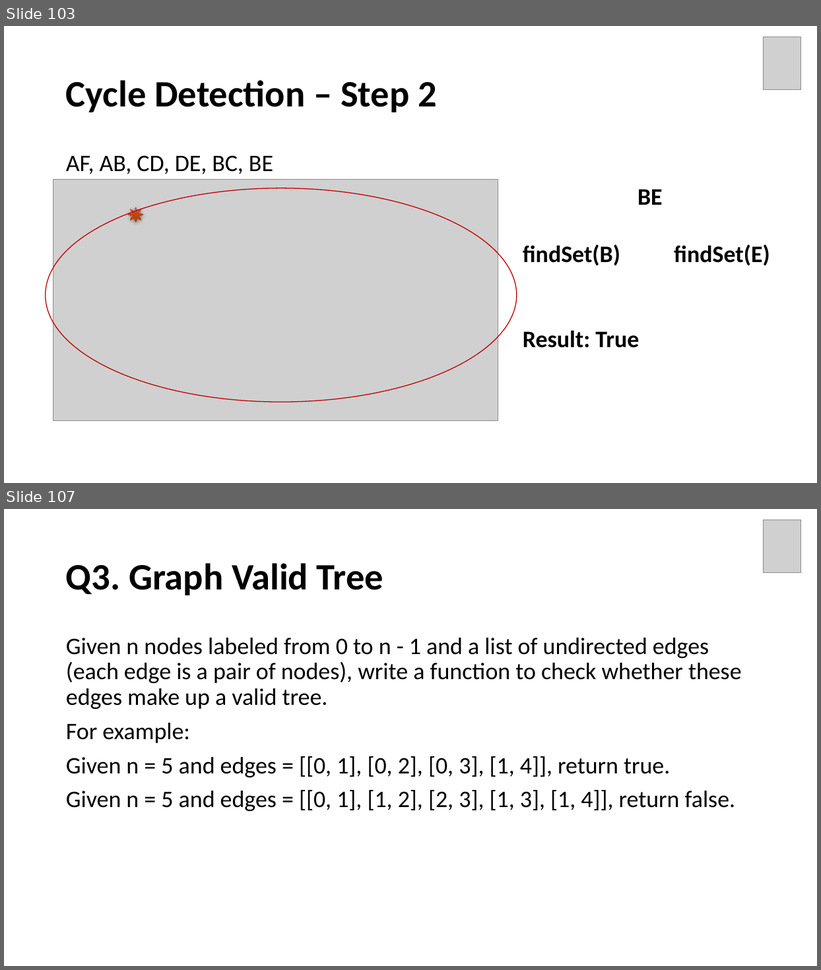
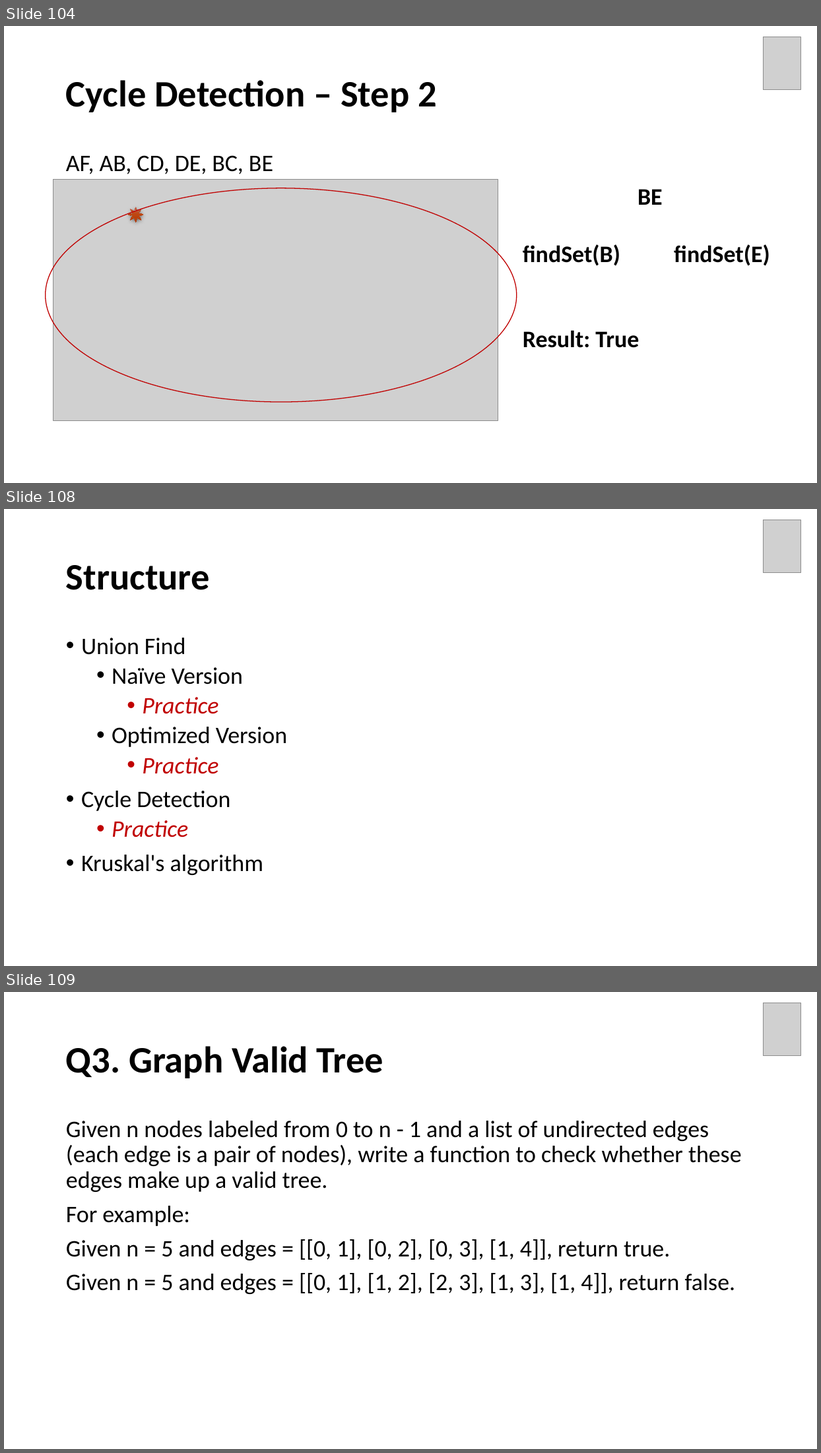
Before and after one commit to Neo-Hao/union-find, a slide deck: slides.pptx. Shown one above the other, each under a label of ours: slides 103 and 107 before the commit, slides 104, 108 and 109 after it; the slides between them are not shown. The pictures are 821x970 and 821x1453 pixels, drawn with LibreOffice and Linux fonts; fonts in the diff are those of the drawing; grey boxes stand for pictures. Boxes give left, top, right and bottom in pixels: in the first picture for what was removed or moved away, otherwise in the second. Text is boxed around its words. In the diff, an @@ line names an element or a change of style, - is before the commit and + after.

```diff
--- a/slides.pptx
+++ b/slides.pptx
@@ slide 108 added at bbox=[4, 509, 817, 966], background #FFFFFF @@
@@ picture added at bbox=[764, 520, 801, 572] @@
@@ title added at bbox=[66, 565, 210, 590], 44 pt, text #000000, bold @@
+Structure
@@ text added at bbox=[81, 638, 287, 875], 28 pt, text #000000 @@
+• Union Find
+  • Naïve Version
+    • Practice
+  • Optimized Version
+    • Practice
+• Cycle Detection
+  • Practice
+• Kruskal's algorithm
@@ what was slide 103 is now slide 104 @@
@@ what was slide 107 is now slide 109 @@
```
Also in this commit, not shown: 7 slides changed, 2 other slides added, 2 other files.
